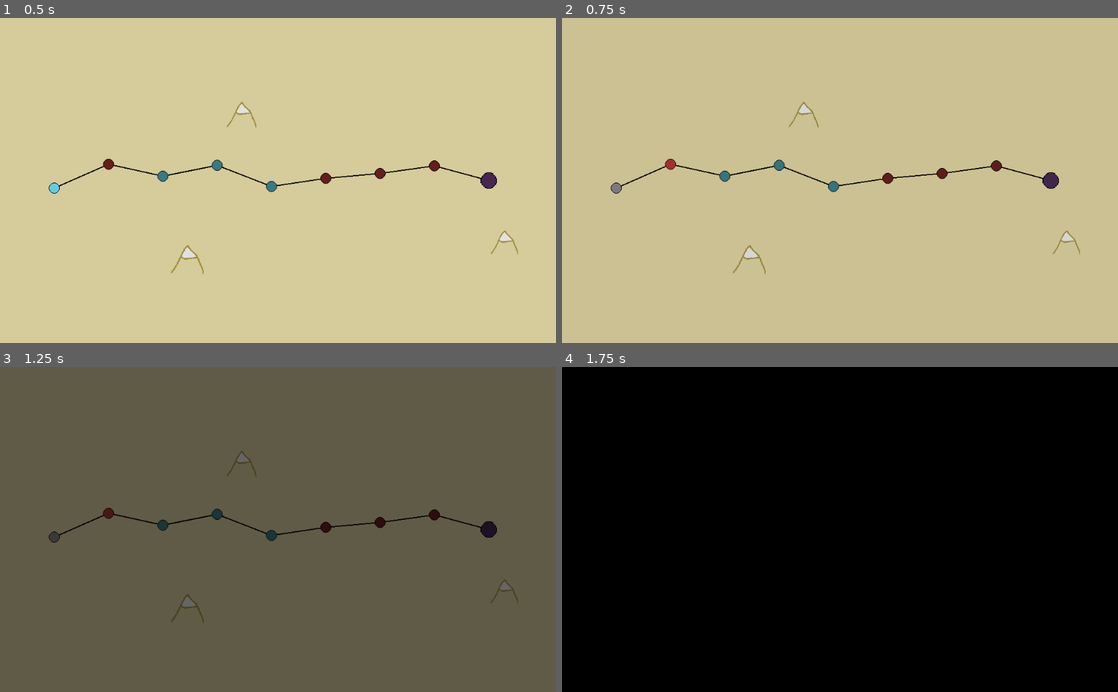
Above: before the commit, frames 1-4 (two rows, left to right).
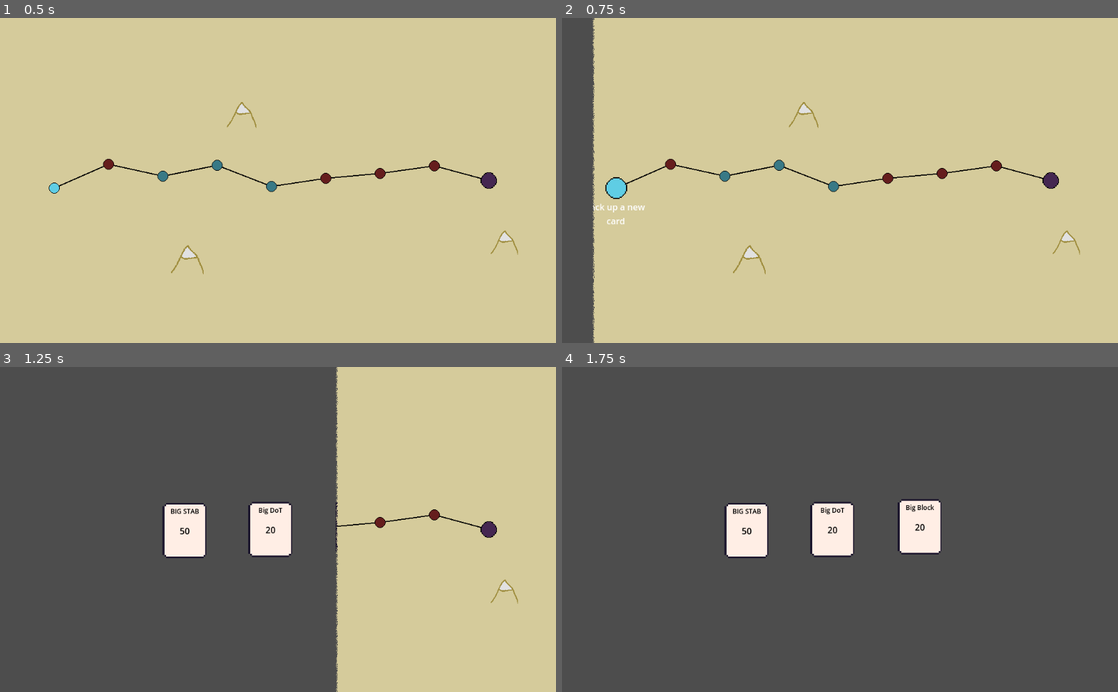
Above: after the commit, the same moments.

Repository: maxnovak/card-battle-time
Game: Godot game, scene res://Game.tscn
Same seed, same stepped clock (60 frames per second), same inputs: the game is played once before the commit and once after it.
Inputs (mouse positions are in pixels of both pictures, inside the frame that each line leads up to):
- Up to frame 1 (0.5 s): no input
- Up to frame 2 (0.75 s): tap Enter at 0.5 s; move the mouse to (617, 187) at 0.52 s; click (617, 187) at 0.67 s
- Up to frame 3 (1.25 s): no input
- Up to frame 4 (1.75 s): move the mouse to (673, 513) at 1.27 s; click (673, 513) at 1.42 s

Frame 1 is identical in both runs. In frame 2, 6.1% of the frame differs, in the area x 0-21%, y 0-100%; in frame 3, 42%; in frame 4, 100%, in the area x 0-100%, y 0-100%.

Commit message:
Switch transition to be a side wipe instead of a fade

Diff:
--- a/Game.tscn
+++ b/Game.tscn
@@ -1,59 +1,89 @@
-[gd_scene load_steps=6 format=3 uid="uid://cyipio86y58c4"]
+[gd_scene load_steps=9 format=3 uid="uid://cyipio86y58c4"]
 
 [ext_resource type="Script" path="res://game.gd" id="1_47x6f"]
 [ext_resource type="PackedScene" uid="uid://cu8fywtevu02m" path="res://Map/Map.tscn" id="2_nc35d"]
+[ext_resource type="Shader" path="res://assets/shaders/transition.gdshader" id="3_q2pca"]
+[ext_resource type="Texture2D" uid="uid://cjlvbp0ckkiiq" path="res://assets/shaders/transition-pattern.png" id="4_awvpf"]
 
-[sub_resource type="Animation" id="Animation_n5rqr"]
-resource_name = "fade_in"
+[sub_resource type="Animation" id="Animation_1rrvo"]
+length = 0.001
 tracks/0/type = "value"
 tracks/0/imported = false
 tracks/0/enabled = true
-tracks/0/path = NodePath("ColorRect:color")
+tracks/0/path = NodePath("Sprite2D:modulate")
 tracks/0/interp = 1
 tracks/0/loop_wrap = true
 tracks/0/keys = {
-"times": PackedFloat32Array(0.1, 1),
-"transitions": PackedFloat32Array(1, 1),
+"times": PackedFloat32Array(0),
+"transitions": PackedFloat32Array(1),
 "update": 0,
-"values": [Color(0, 0, 0, 1), Color(0, 0, 0, 0)]
+"values": [Color(1, 1, 1, 1)]
+}
+tracks/1/type = "value"
+tracks/1/imported = false
+tracks/1/enabled = true
+tracks/1/path = NodePath("Sprite2D:material:shader_parameter/dissolve_state")
+tracks/1/interp = 1
+tracks/1/loop_wrap = true
+tracks/1/keys = {
+"times": PackedFloat32Array(0),
+"transitions": PackedFloat32Array(1),
+"update": 0,
+"values": [0.0]
 }
 
-[sub_resource type="Animation" id="Animation_2vn1f"]
-resource_name = "fade_out"
+[sub_resource type="Animation" id="Animation_n5rqr"]
+resource_name = "side-wipe"
 tracks/0/type = "value"
 tracks/0/imported = false
 tracks/0/enabled = true
-tracks/0/path = NodePath("ColorRect:color")
+tracks/0/path = NodePath("Sprite2D:modulate")
 tracks/0/interp = 1
 tracks/0/loop_wrap = true
 tracks/0/keys = {
 "times": PackedFloat32Array(0, 1),
 "transitions": PackedFloat32Array(1, 1),
 "update": 0,
-"values": [Color(0, 0, 0, 0), Color(0, 0, 0, 1)]
+"values": [Color(1, 1, 1, 1), Color(1, 1, 1, 0)]
+}
+tracks/1/type = "value"
+tracks/1/imported = false
+tracks/1/enabled = true
+tracks/1/path = NodePath("Sprite2D:material:shader_parameter/dissolve_state")
+tracks/1/interp = 1
+tracks/1/loop_wrap = true
+tracks/1/keys = {
+"times": PackedFloat32Array(0, 1),
+"transitions": PackedFloat32Array(1, 1),
+"update": 0,
+"values": [0.0, 1.1]
 }
 
 [sub_resource type="AnimationLibrary" id="AnimationLibrary_jeaws"]
 _data = {
-"fade_in": SubResource("Animation_n5rqr"),
-"fade_out": SubResource("Animation_2vn1f")
+"RESET": SubResource("Animation_1rrvo"),
+"side-wipe": SubResource("Animation_n5rqr")
 }
+
+[sub_resource type="ShaderMaterial" id="ShaderMaterial_pmjjw"]
+shader = ExtResource("3_q2pca")
+shader_parameter/dissolve_state = 0.0
+shader_parameter/dissolve_pattern = ExtResource("4_awvpf")
 
 [node name="Game" type="Node2D"]
 script = ExtResource("1_47x6f")
 
-[node name="Map" parent="." instance=ExtResource("2_nc35d")]
+[node name="Scenes" type="Node2D" parent="."]
+
+[node name="Map" parent="Scenes" instance=ExtResource("2_nc35d")]
 
 [node name="AnimationPlayer" type="AnimationPlayer" parent="."]
 libraries = {
 "": SubResource("AnimationLibrary_jeaws")
 }
 
-[node name="ColorRect" type="ColorRect" parent="."]
-top_level = true
-offset_right = 1024.0
-offset_bottom = 600.0
-mouse_filter = 1
-color = Color(1, 1, 1, 0)
+[node name="Sprite2D" type="Sprite2D" parent="."]
+material = SubResource("ShaderMaterial_pmjjw")
+offset = Vector2(512, 300)
 
-[connection signal="change_scene" from="Map" to="." method="_on_map_change_scene"]
+[connection signal="change_scene" from="Scenes/Map" to="." method="_on_map_change_scene"]
--- /dev/null
+++ b/assets/shaders/transition.gdshader
@@ -0,0 +1,10 @@
+shader_type canvas_item;
+
+uniform sampler2D dissolve_pattern;
+uniform float dissolve_state : hint_range(0,1.1) = 0;
+
+void fragment() {
+	COLOR = texture(TEXTURE, UV);
+	float pattern_val = texture(dissolve_pattern, UV).r;
+	COLOR.a *= step(dissolve_state, pattern_val);
+}
--- a/game.gd
+++ b/game.gd
@@ -4,27 +4,30 @@
 const aquireCardScene = preload("res://Events/AquireCard/AquireCard.tscn")
 
 @onready
-var mapHolder = $Map
+var mapHolder = $Scenes/Map
 
 func _on_map_change_scene(type):
-	$AnimationPlayer.play("fade_out")
-	await $AnimationPlayer.animation_finished
+	var image = get_viewport().get_texture().get_image()
+	var texture = ImageTexture.create_from_image(image)
+	$Sprite2D.texture = texture
+	$Scenes.remove_child(mapHolder)
 	if type == LocationClass.Types.BATTLE:
 		var combat = combatScene.instantiate()
 		combat.combat_end.connect(_event_ended.bind(combat))
-		add_child(combat)
-		remove_child(mapHolder)
+		$Scenes.add_child(combat)
 	if type == LocationClass.Types.CARD:
 		var aquireCard = aquireCardScene.instantiate()
 		aquireCard.event_end.connect(_event_ended.bind(aquireCard))
-		add_child(aquireCard)
-		remove_child(mapHolder)
-	$AnimationPlayer.play("fade_in")
+		$Scenes.add_child(aquireCard)
+	$AnimationPlayer.play("side-wipe")
+	await $AnimationPlayer.animation_finished
 
 func _event_ended(event):
-	$AnimationPlayer.play("fade_out")
+	var image = get_viewport().get_texture().get_image()
+	var texture = ImageTexture.create_from_image(image)
+	$Sprite2D.texture = texture
+	$Scenes.remove_child(event)
+	$Scenes.add_child(mapHolder)
+	$AnimationPlayer.play("side-wipe")
 	await $AnimationPlayer.animation_finished
-	add_child(mapHolder)
-	remove_child(event)
 	event.queue_free()
-	$AnimationPlayer.play("fade_in")
Binary file added: assets/shaders/transition-pattern.png
Not shown, added: assets/shaders/transition-pattern.png.import
